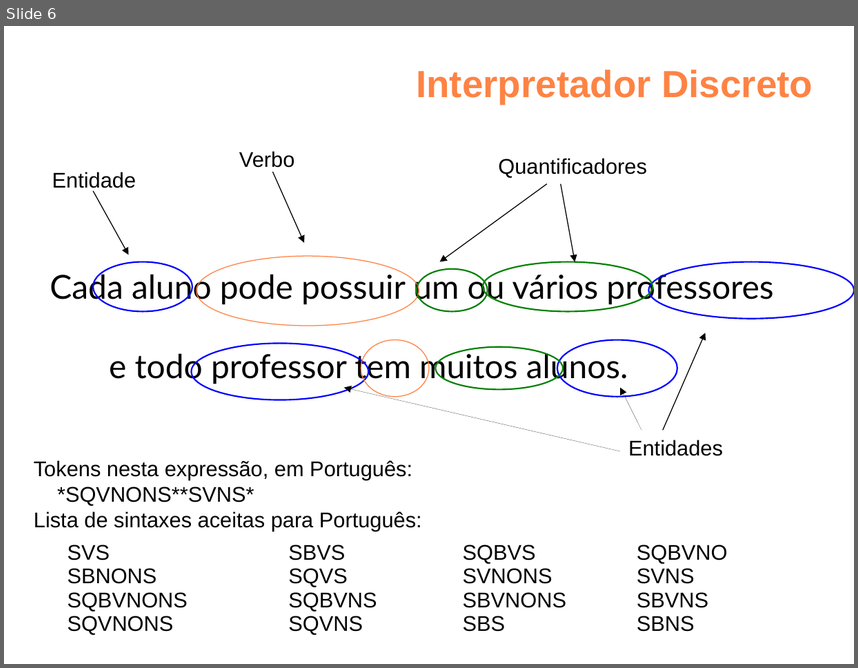
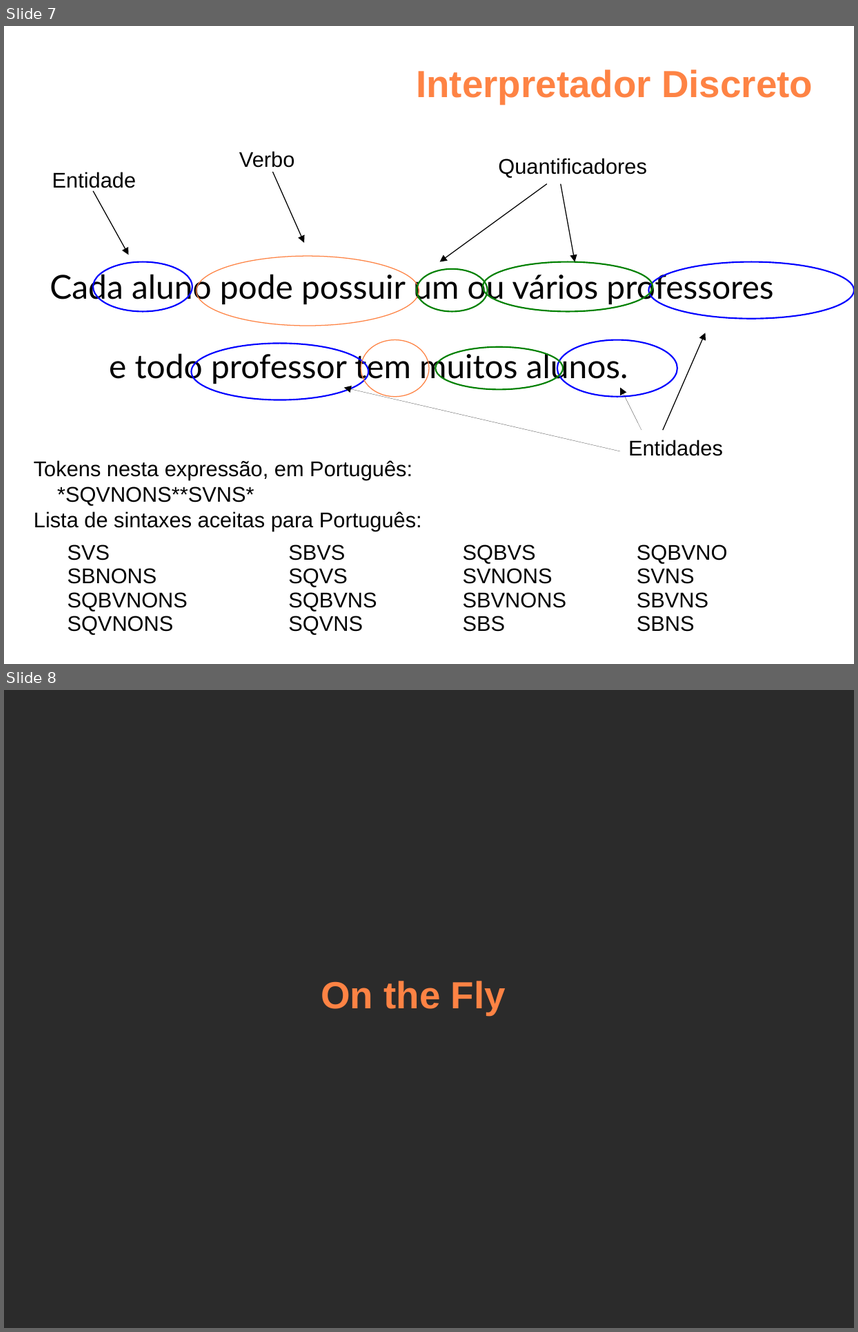
Before and after one commit to felipenmoura/theWebMind, a slide deck: docs/pt/final/mind3rd-tcc2-1.odp. Shown one above the other, each under a label of ours: slide 6 before the commit, slides 7 and 8 after it. The pictures are 858x668 and 858x1332 pixels, drawn with LibreOffice and Linux fonts; fonts in the diff are those of the drawing; background and template pictures are left out; a plain dark background stands for a picture behind light text. Boxes give left, top, right and bottom in pixels: in the first picture for what was removed or moved away, otherwise in the second. Text is boxed around its words. In the diff, an @@ line names an element or a change of style, - is before the commit and + after.

```diff
--- a/docs/pt/final/mind3rd-tcc2-1.odp
+++ b/docs/pt/final/mind3rd-tcc2-1.odp
@@ slide 8 added at box(4, 690, 854, 1328), background picture (left out) @@
@@ text added at box(321, 980, 506, 1015), 32 pt, text #FE8344, bold @@
+On the Fly
@@ what was slide 6 is now slide 7 @@
```
Also in this commit, not shown: 1 slide changed, 3 other slides added, 1 slide removed.
